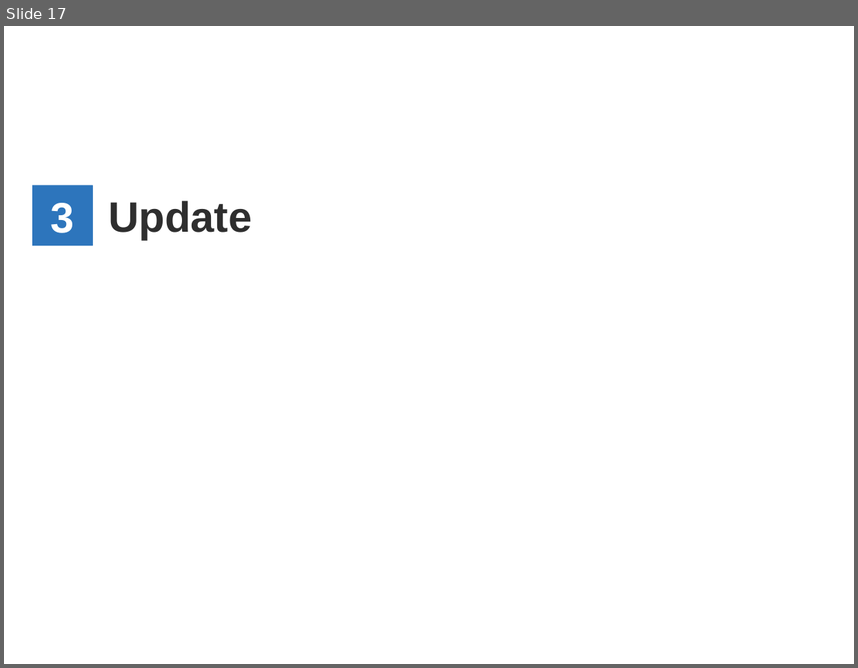
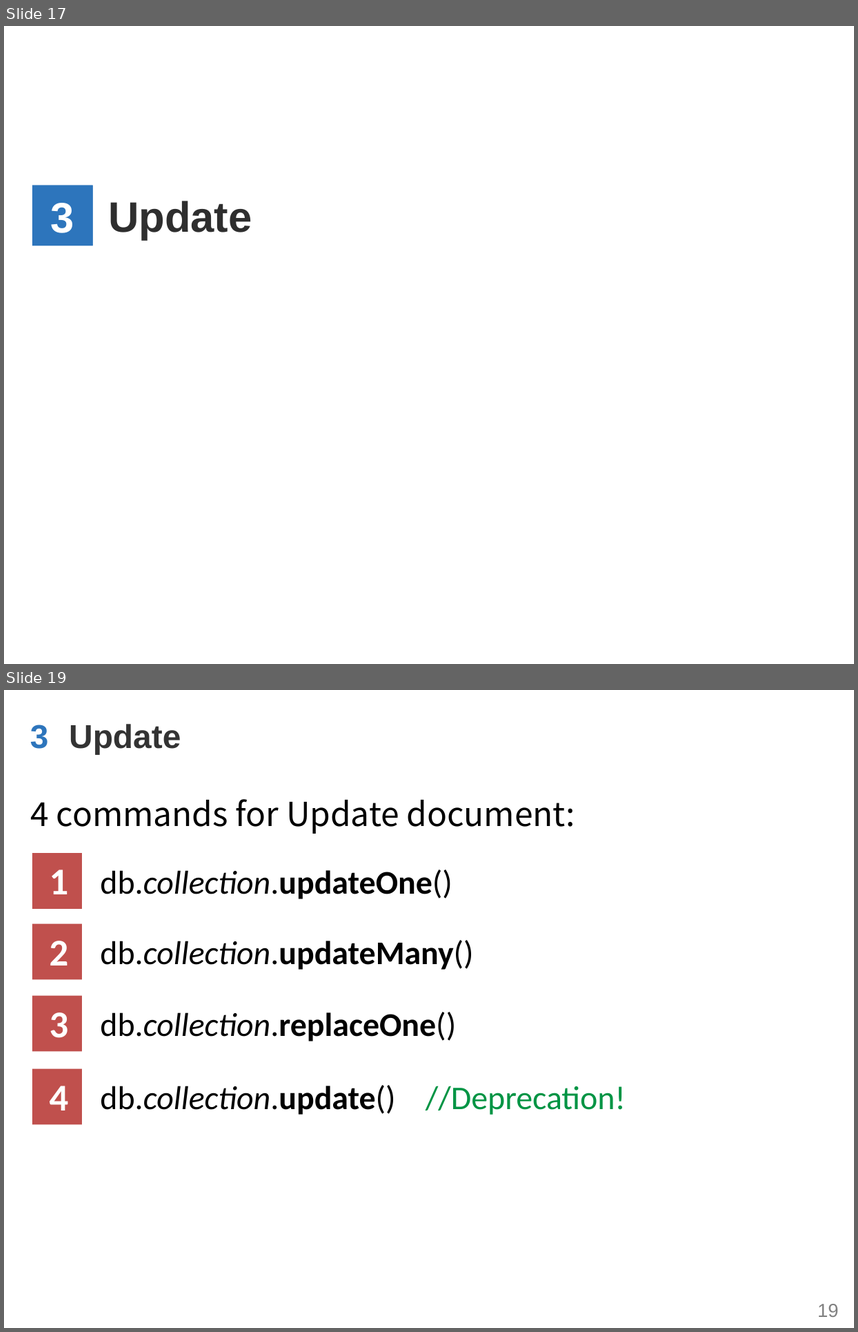
Before and after one commit to WenhaoXu/full-stack-web-course, a slide deck: db/mongodb/2017/materials/MongoDB_CH2_CRUD.pptx. Shown one above the other, each under a label of ours: slide 17 before the commit, slides 17 and 19 after it; the slides between them are not shown. The pictures are 858x668 and 858x1332 pixels, drawn with LibreOffice and Linux fonts; fonts in the diff are those of the drawing; background and template pictures are left out. Boxes give left, top, right and bottom in pixels: in the first picture for what was removed or moved away, otherwise in the second. Text is boxed around its words. In the diff, an @@ line names an element or a change of style, - is before the commit and + after.

```diff
--- a/db/mongodb/2017/materials/MongoDB_CH2_CRUD.pptx
+++ b/db/mongodb/2017/materials/MongoDB_CH2_CRUD.pptx
@@ slide 19 added at box(4, 690, 854, 1328), background #FFFFFF; not listed: 1 template element that a slide beside it also shows @@
@@ text added at box(30, 724, 49, 749), 28 pt, text #2D75BC, bold @@
+3
@@ text added at box(69, 724, 181, 754), 28 pt, text #333333, bold @@
+Update
@@ text added at box(31, 799, 575, 834), 28 pt, text #000000 @@
+4 commands for Update document:
@@ rounded rectangle added at box(32, 854, 81, 909), fill #C0504D, 32 pt, text #FFFFFF, bold @@
+1
@@ text added at box(100, 869, 452, 899), 28 pt, text #000000 @@
+db.collection.updateOne()
@@ rounded rectangle added at box(32, 924, 81, 979), fill #C0504D, 32 pt, text #FFFFFF, bold @@
+2
@@ text added at box(100, 940, 473, 969), 28 pt, text #000000 @@
+db.collection.updateMany()
@@ rounded rectangle added at box(32, 995, 81, 1050), fill #C0504D, 32 pt, text #FFFFFF, bold @@
+3
@@ text added at box(100, 1012, 456, 1041), 28 pt, text #000000 @@
+db.collection.replaceOne()
@@ rounded rectangle added at box(32, 1068, 81, 1123), fill #C0504D, 32 pt, text #FFFFFF, bold @@
+4
@@ text added at box(100, 1085, 626, 1114), 28 pt, text #000000 @@
+db.collection.update() //Deprecation!
```
Also in this commit, not shown: 1 other slide added.
